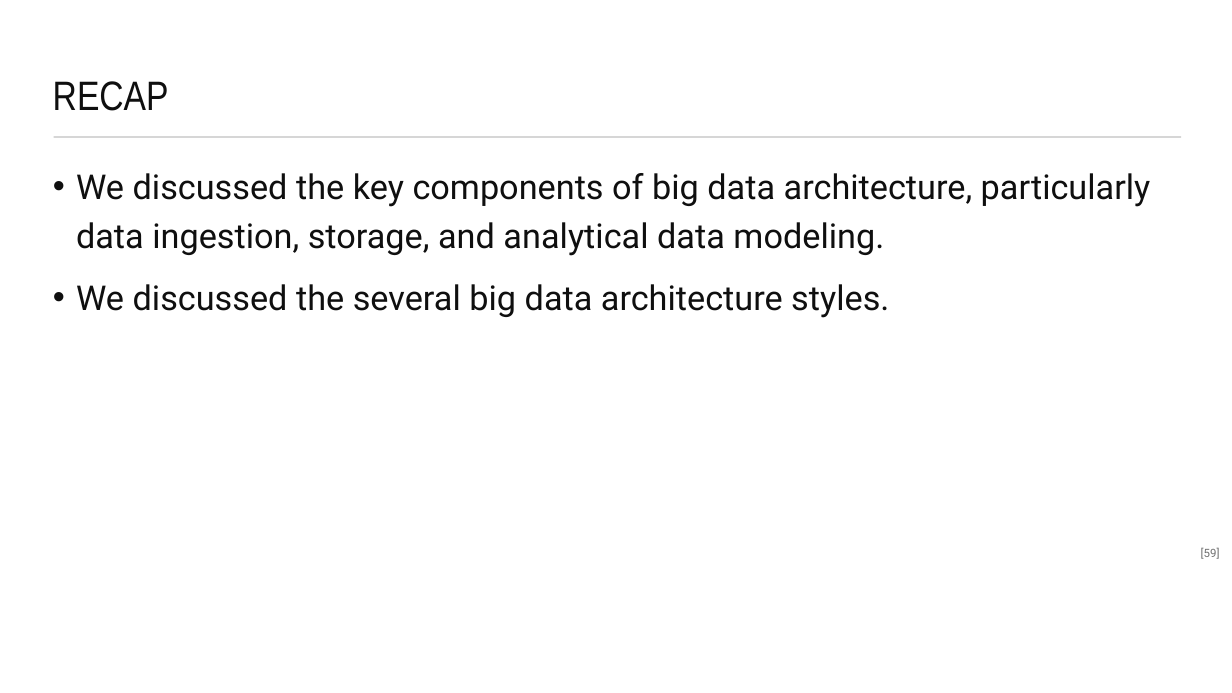
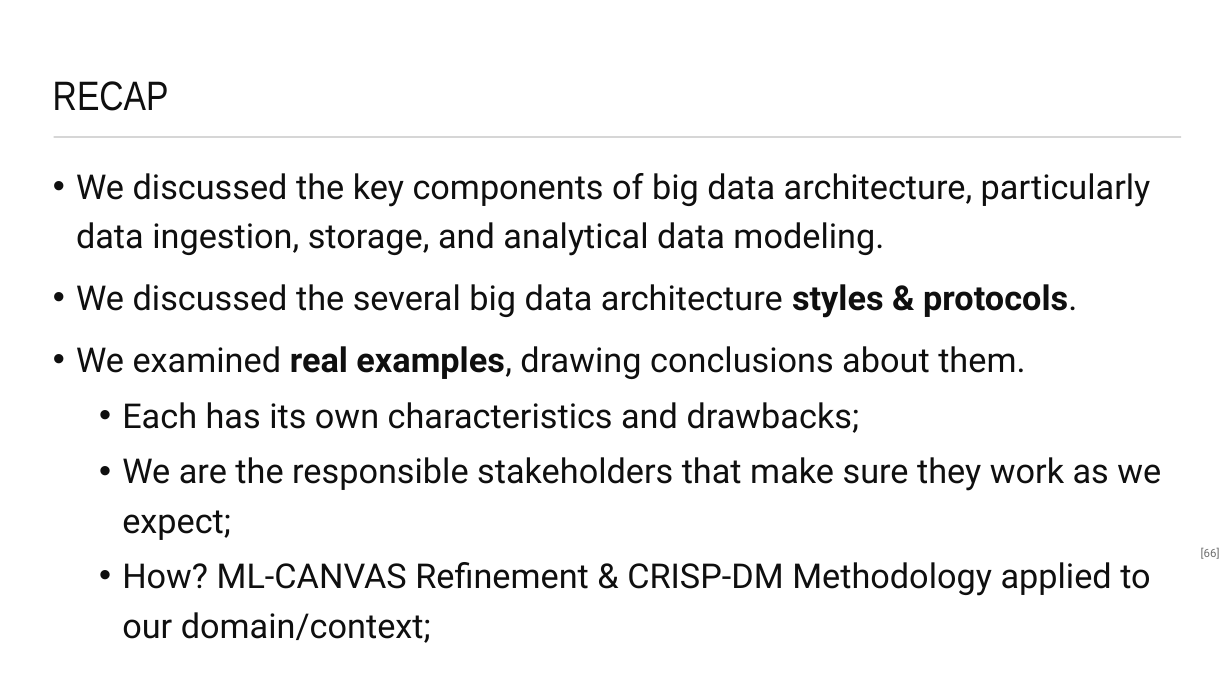
Before and after one commit to maelstromdat/MediTechBigData, a slide deck: slide 66 of 6. Big Data Architecture.pptx (slide 59 before the commit). Drawn at 1232x693 pixels with LibreOffice and Linux fonts; fonts in the diff are those of the drawing. Boxes give left, top, right and bottom in pixels: in the first picture for what was removed or moved away, otherwise in the second. Text is boxed around its words. In the diff, an @@ line names an element or a change of style, - is before the commit and + after.

```diff
--- a/6. Big Data Architecture.pptx
+++ b/6. Big Data Architecture.pptx
@@ text at box(76, 284, 1161, 643): text changed @@
-• We discussed the several big data architecture styles.
+• We discussed the several big data architecture styles & protocols.
+• We examined real examples, drawing conclusions about them.
+  • Each has its own characteristics and drawbacks;
+  • We are the responsible stakeholders that make sure they work as we expect;
+  • How? ML-CANVAS Refinement & CRISP-DM Methodology applied to our domain/context;
@@ page number at box(1201, 547, 1220, 559): text changed @@
-[59]
+[66]
```
Also in this commit, not shown: 2 other slides changed, 7 slides added, 1 other file.
